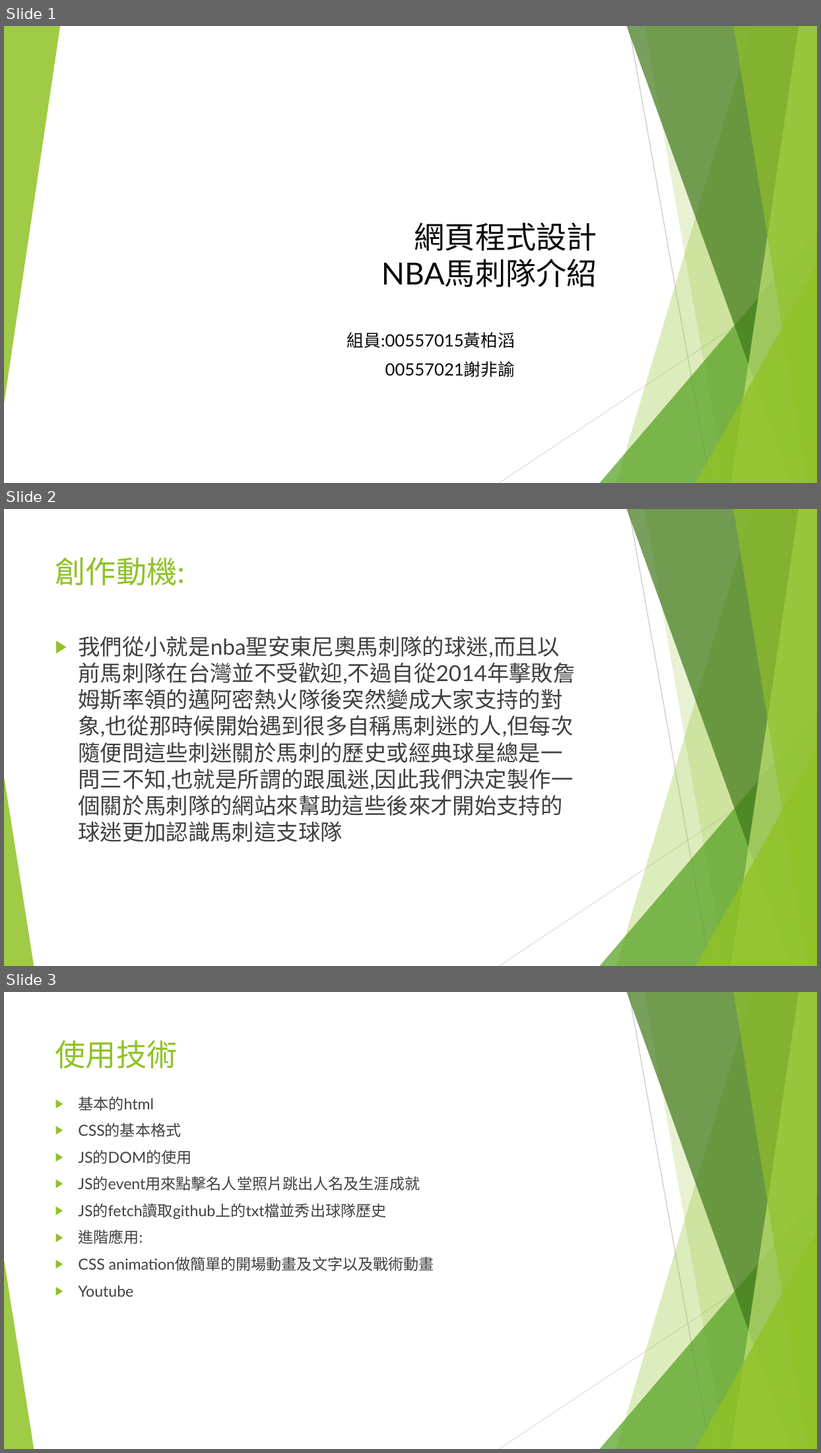
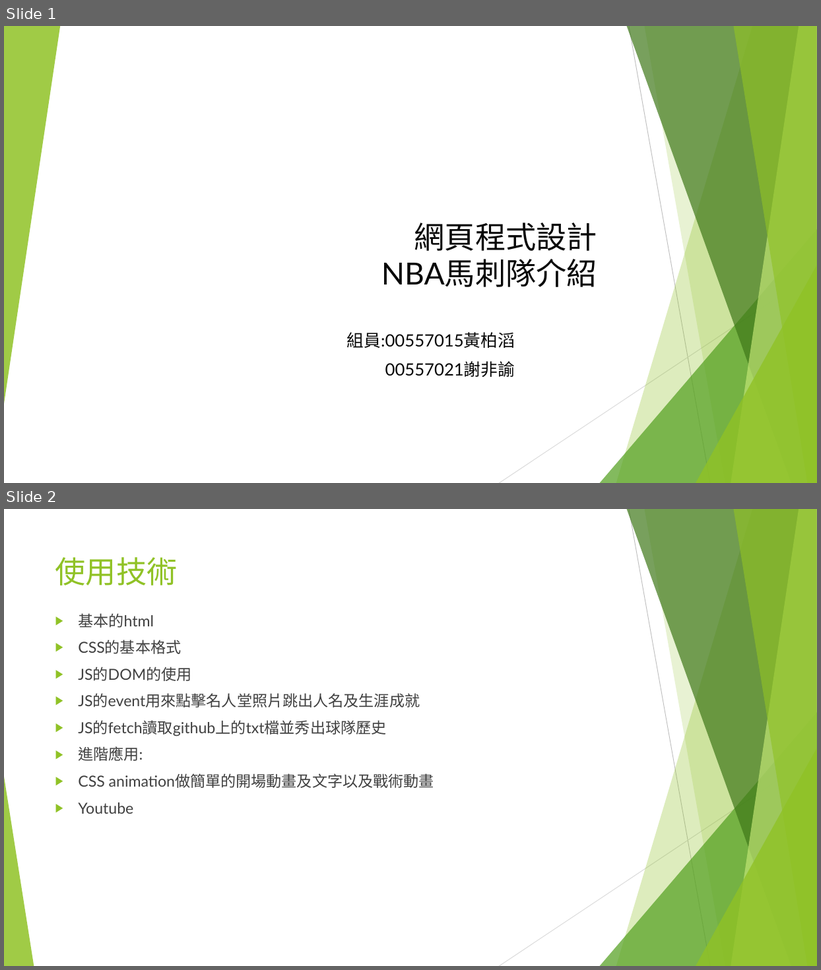
Before and after one commit to eric22938450/00557021, a slide deck: spurs.pptx. Shown one above the other, each under a label of ours: slides 1, 2 and 3 before the commit, slides 1 and 2 after it. The pictures are 821x1453 and 821x970 pixels, drawn with LibreOffice and Linux fonts; fonts in the diff are those of the drawing. Boxes give left, top, right and bottom in pixels: in the first picture for what was removed or moved away, otherwise in the second. Text is boxed around its words. In the diff, an @@ line names an element or a change of style, - is before the commit and + after.

```diff
--- a/spurs.pptx
+++ b/spurs.pptx
@@ slide 2 removed at bbox=[4, 509, 817, 966], background #FFFFFF; not listed: 10 template elements that a slide beside it also shows @@
@@ title removed at bbox=[55, 557, 185, 586] @@
-創作動機:
@@ text removed at bbox=[78, 636, 575, 842] @@
-▶ 我們從小就是nba聖安東尼奧馬刺隊的球迷,而且以前馬刺隊在台灣並不受歡迎,不過自從2014年擊敗詹姆斯率領的邁阿密熱火隊後突然變成大家支持的對象,也從那時候開始遇到很多自稱馬刺迷的人,但每次隨便問這些刺迷關於馬刺的歷史或經典球星總是一問三不知,也就是所謂的跟風迷,因此我們決定製作一個關於馬刺隊的網站來幫助這些後來才開始支持的球迷更加認識馬刺這支球隊
@@ what was slide 3 is now slide 2 @@
```
Also in this commit, not shown: 1 slide added, 3 other slides removed, 9 other files.
